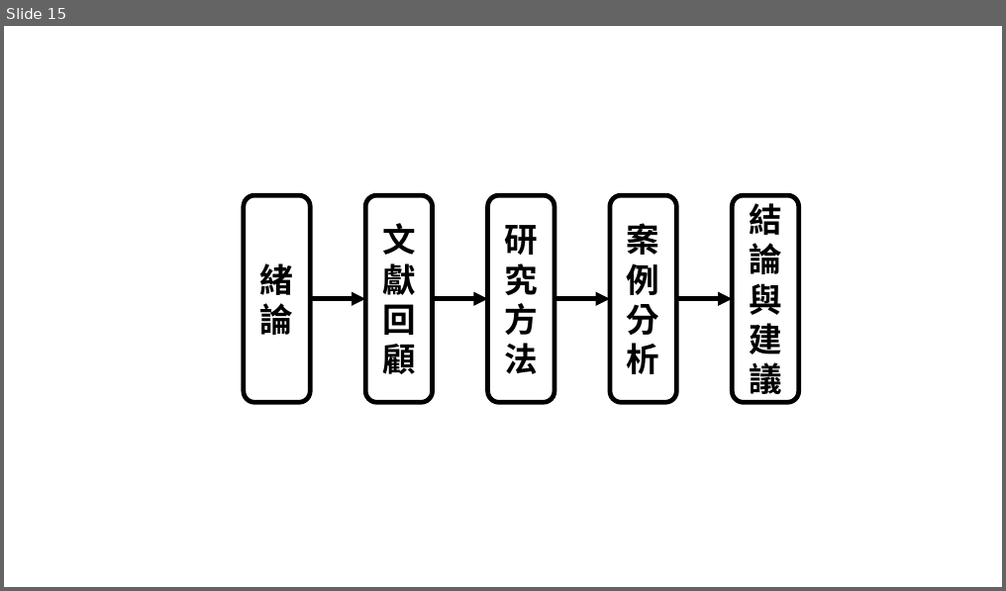
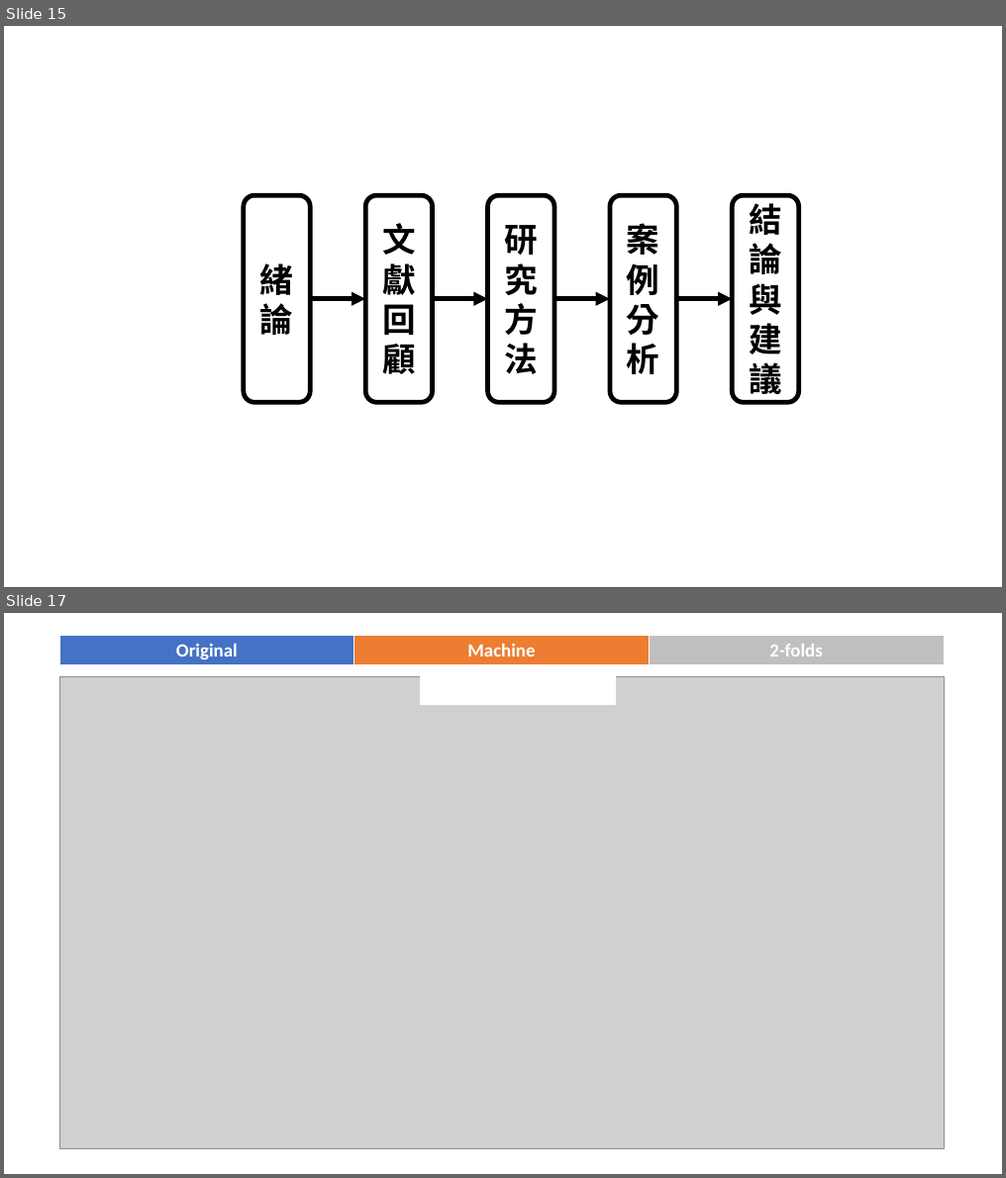
Before and after one commit to R64825/NTUIIE-Research, a slide deck: ppt/2022-10 meeting.pptx. Shown one above the other, each under a label of ours: slide 15 before the commit, slides 15 and 17 after it; the slides between them are not shown. The pictures are 1006x591 and 1006x1178 pixels, drawn with LibreOffice and Linux fonts; fonts in the diff are those of the drawing; grey boxes stand for pictures. Boxes give left, top, right and bottom in pixels: in the first picture for what was removed or moved away, otherwise in the second. Text is boxed around its words. In the diff, an @@ line names an element or a change of style, - is before the commit and + after.

```diff
--- a/ppt/2022-10 meeting.pptx
+++ b/ppt/2022-10 meeting.pptx
@@ slide 17 added at (x1=4, y1=613, x2=1002, y2=1174), background #FFFFFF @@
@@ table added at (x1=59, y1=636, x2=944, y2=666), 1 rows, 3 columns @@
+Original | Machine | 2-folds
@@ picture added at (x1=60, y1=676, x2=944, y2=1149) @@
@@ rectangle added at (x1=420, y1=676, x2=615, y2=705), fill #FFFFFF, outline #FFFFFF 1 pt @@
```
Also in this commit, not shown: 8 other slides added.
